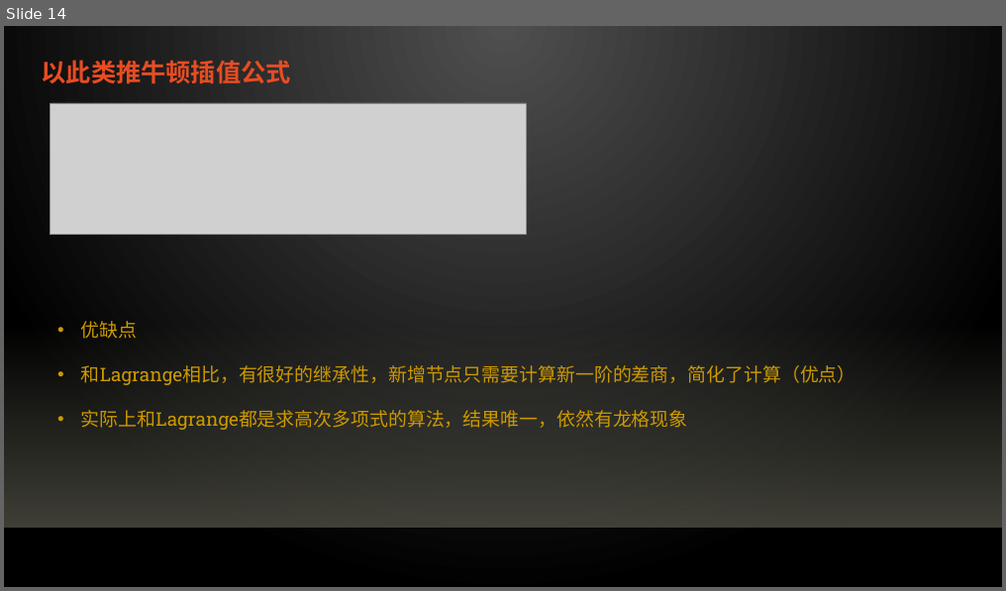
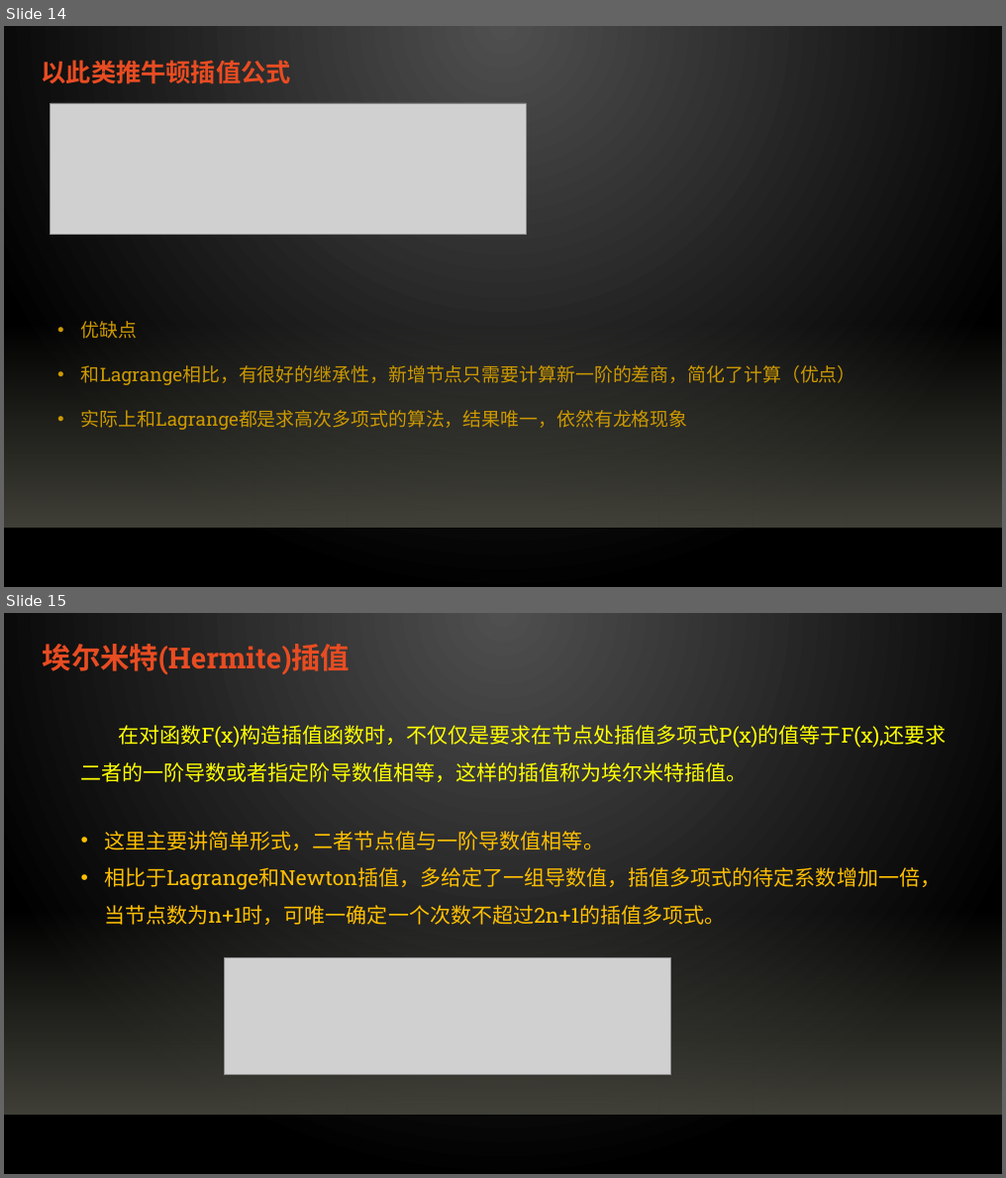
Before and after one commit to qinflying/pyinterpolation, a slide deck: docs/数据插值与拟合.pptx. Shown one above the other, each under a label of ours: slide 14 before the commit, slides 14 and 15 after it. The pictures are 1006x591 and 1006x1178 pixels, drawn with LibreOffice and Linux fonts; fonts in the diff are those of the drawing; grey boxes stand for pictures; background and template pictures are left out. Boxes give left, top, right and bottom in pixels: in the first picture for what was removed or moved away, otherwise in the second. Text is boxed around its words. In the diff, an @@ line names an element or a change of style, - is before the commit and + after.

Commit message:
hermite ppt

```diff
--- a/docs/数据插值与拟合.pptx
+++ b/docs/数据插值与拟合.pptx
@@ slide 15 added at [4,613,1002,1174], background gradient #505050 to #000000; not listed: 2 template elements that a slide beside it also shows @@
@@ text added at [43,644,350,674], 28 pt, text #E84C22, bold @@
+埃尔米特(Hermite)插值
@@ text added at [81,722,945,782], 20 pt, text #FFFF00 @@
+在对函数F(x)构造插值函数时，不仅仅是要求在节点处插值多项式P(x)的值等于F(x),还要求二者的一阶导数或者指定阶导数值相等，这样的插值称为埃尔米特插值。
@@ text added at [104,831,941,925], 20 pt, text #FFC000 @@
+• 这里主要讲简单形式，二者节点值与一阶导数值相等。
+• 相比于Lagrange和Newton插值，多给定了一组导数值，插值多项式的待定系数增加一倍，当节点数为n+1时，可唯一确定一个次数不超过2n+1的插值多项式。
@@ picture added at [224,959,671,1075] @@
```
Also in this commit, not shown: 1 slide changed, 1 other slide added, 4 other files.
